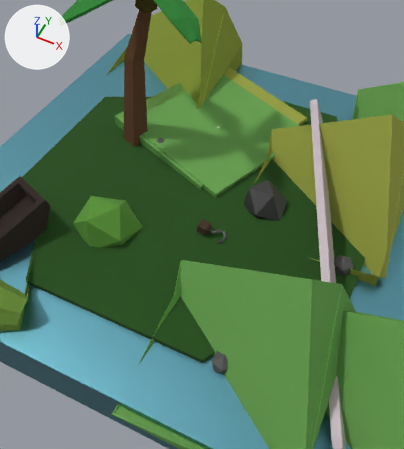
Before and after pictures for a commit that changed the Blender file Visual Project FIles/ROOMS/smfm room 15.blend.
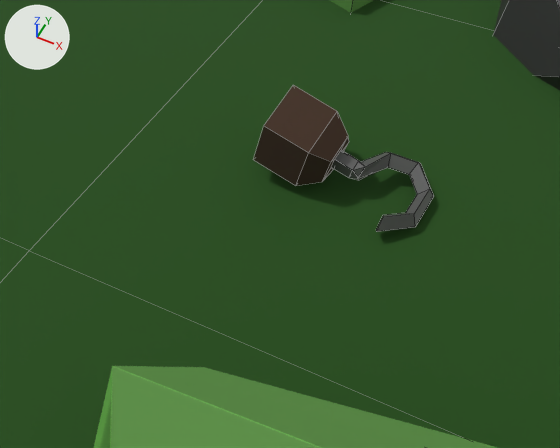
Each version is shown from a camera (50 mm lens) standing at (2.757, -5.524, 7.336) and looking at (0.405, -0.82, 1.456), then close up from a camera (50 mm lens) standing at (1.012, -2.067, 2.646) and looking at (0.472, -0.987, 1.296). Every picture has the same lights, and +X, +Y and +Z are marked at upper left. The close-ups show mesh edges as thin lines.

In view in the first close-up: 'Cube.005', 'Grass.001', 'big rock 2', 'hook'.
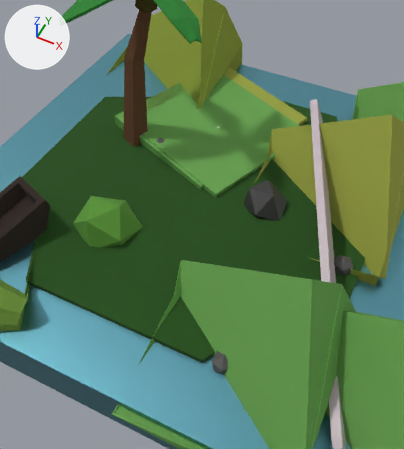
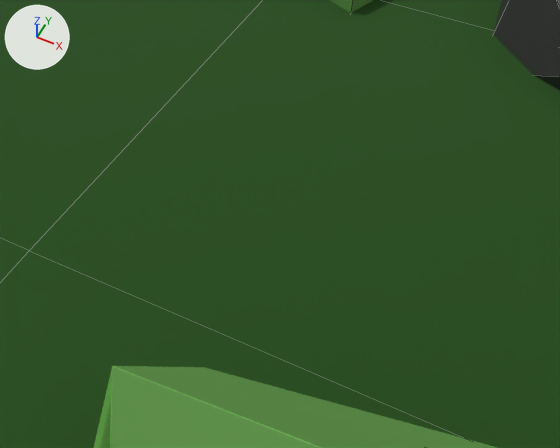
Scene script edits in JSON lines:
```json
{"op": "add", "block": "ob_hook", "code": "ob_hook.hide_render = True"}
```

What differs and where, as boxes [x1, y1, x2, y2] in the close-ups (560 x 448 px):
```json
{"object": "hook", "change": "hidden", "before": [253, 85, 434, 232]}
```
